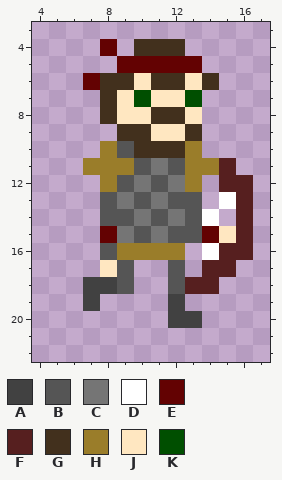
One commit to this pixel-art sprite: res/images/creature/marksman/side0.png. The picture above was drawn from the file before the commit.
The file is 24x24 pixels. Shown: x 4..17, y 3..22.
Palette (. is transparent): A #414141  B #555555  C #757575  D #ffffff  E #630202  F #561f1f  G #42301d  H #9a7d2a  J #ffe7c1  K #004f00
The same view after the edit:
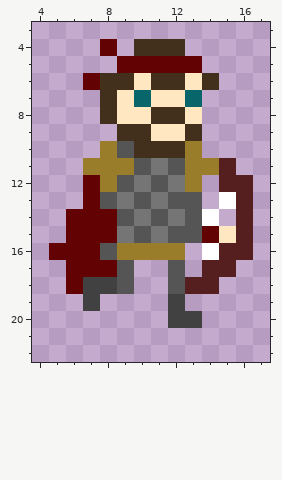
What changed:
@@ palette @@
-K #004f00
+K #08666b
@@ x 4..10 @@
 11 ...HHHB
-12 ....HBC
-13 ....BCB
-14 ....BBC
-15 ....ECB
-16 ....BHH
-17 ....JB.
-18 ...AAB.
+12 ...EHBC
+13 ...EBCB
+14 ..EEEBC
+15 ..EEECB
+16 .EEEBHH
+17 ..EEEB.
+18 ..EAAB.
 19 ...A...
Changed places in both pictures, as pixel boxes (x1, y1, x2, y2):
changed: (134, 90, 202, 107)
changed: (49, 175, 117, 294)
